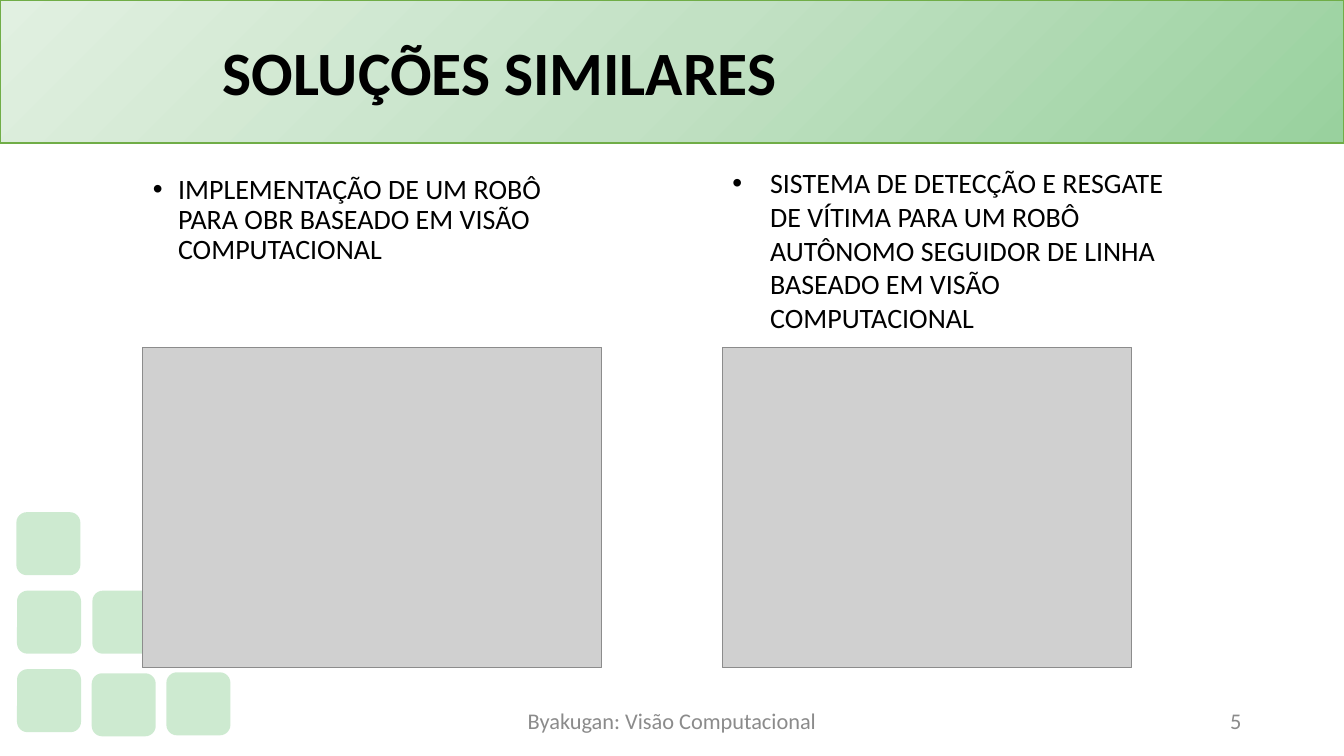
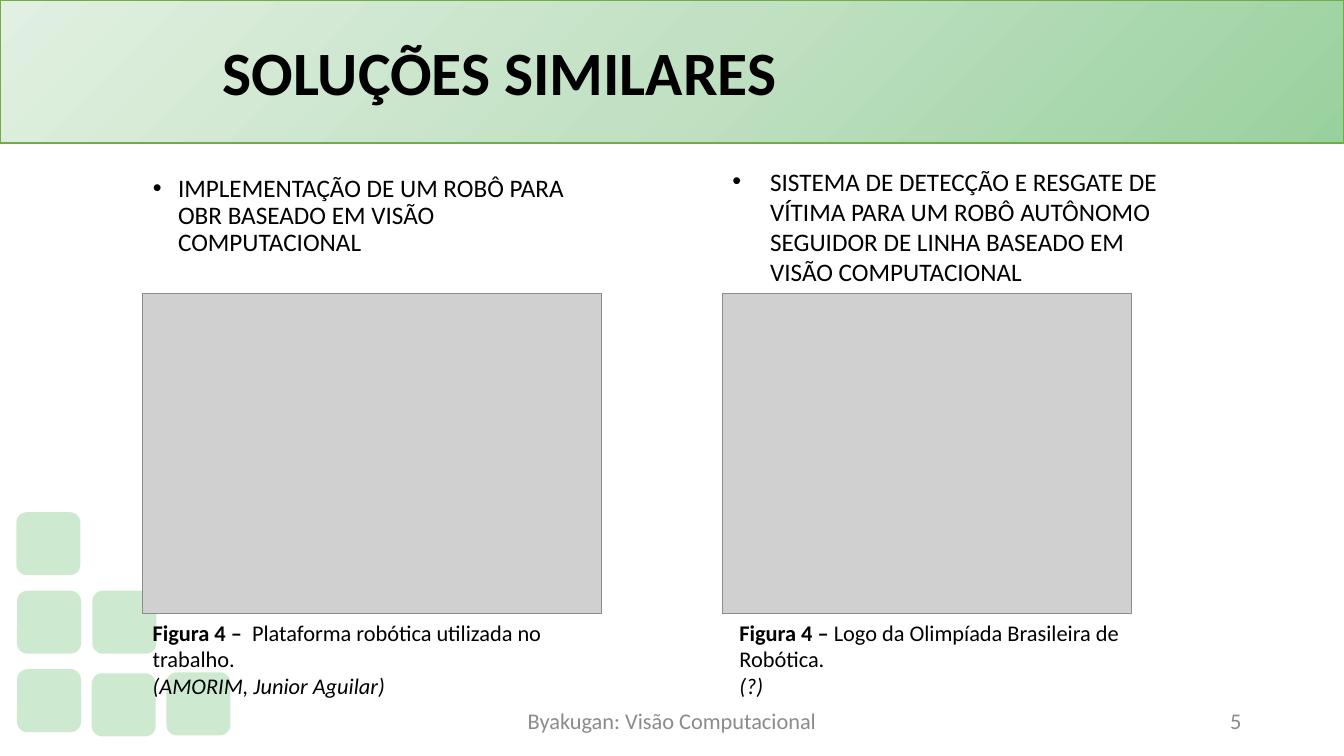
Before and after one commit to PauloVLB/Projeto_Integrador, a slide deck: slide 5 of Slide.pptx. Drawn at 1344x756 pixels with LibreOffice and Linux fonts; fonts in the diff are those of the drawing; grey boxes stand for pictures; background and template pictures are left out. Boxes give left, top, right and bottom in pixels: in the first picture for what was removed or moved away, otherwise in the second. Text is boxed around its words. In the diff, an @@ line names an element or a change of style, - is before the commit and + after.

```diff
--- a/Slide.pptx
+++ b/Slide.pptx
@@ text "IMPLEMENTAÇÃO DE UM ROBÔ PARA ..." at (x1=178, y1=176, x2=564, y2=252): size 20 to 18 pt @@
@@ text "SISTEMA DE DETECÇÃO E RESGATE ..." at (x1=770, y1=171, x2=1157, y2=281): size 20 to 18 pt @@
@@ picture moved from (x1=143, y1=347, x2=603, y2=667) to (x1=143, y1=293, x2=603, y2=614) @@
@@ picture moved from (x1=723, y1=347, x2=1132, y2=667) to (x1=723, y1=293, x2=1132, y2=614) @@
@@ text added at (x1=153, y1=622, x2=542, y2=701), 16 pt, text #000000 @@
+Figura 4 – Plataforma robótica utilizada no trabalho.
+(AMORIM, Junior Aguilar)
@@ text added at (x1=739, y1=625, x2=1119, y2=667), 16 pt, text #000000 @@
+Figura 4 – Logo da Olimpíada Brasileira de Robótica.
+(?)
```
Also in this commit, not shown: 5 other slides changed, 1 slide added, 1 other file.
